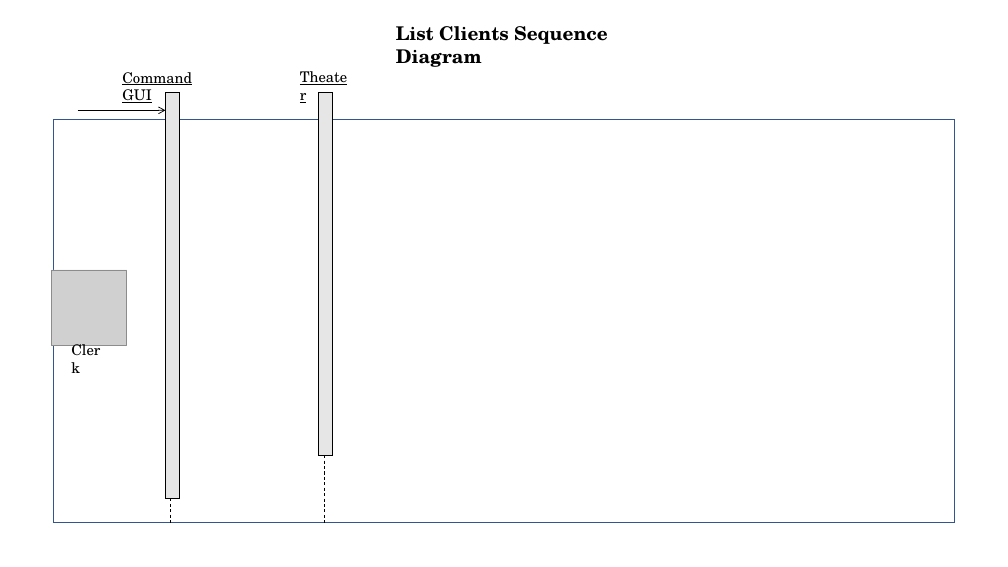
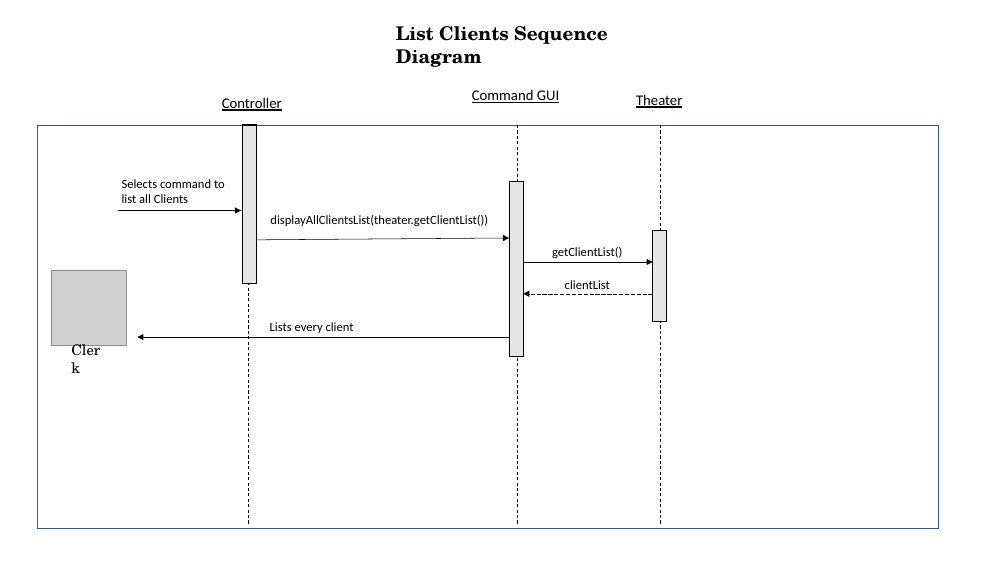
Before and after one commit to CCOJ/TheaterProject, a slide deck: slide 4 of Sequence charts/Sequence Charts.pptx. Drawn at 1008x567 pixels with LibreOffice and Linux fonts; fonts in the diff are those of the drawing; grey boxes stand for pictures. Boxes give left, top, right and bottom in pixels: in the first picture for what was removed or moved away, otherwise in the second. Text is boxed around its words. In the diff, an @@ line names an element or a change of style, - is before the commit and + after.

```diff
--- a/Sequence charts/Sequence Charts.pptx
+++ b/Sequence charts/Sequence Charts.pptx
@@ text "Command GUI": place and size @@
-text "Command GUI" at <box>122,72,192,103</box>
+text "Command GUI" at <box>472,89,559,103</box>
@@ text "Command GUI" at <box>472,89,559,103</box>: font TeX Gyre Schola to Calibri @@
@@ text "Theater" at <box>636,94,682,108</box>: font TeX Gyre Schola to Calibri @@
@@ text "Theater": place and size @@
-text "Theater" at <box>293,64,358,90</box>
+text "Theater" at <box>636,94,682,108</box>
@@ arrow removed from (78, 110) to (166, 110) @@
@@ text added at <box>222,97,282,111</box>, 14 pt, text #000000, underline @@
+Controller
@@ rectangle: place and size @@
-rectangle at <box>54,119,955,523</box>
+rectangle at <box>37,125,938,528</box>
@@ rectangle added at <box>243,125,256,284</box>, fill #E7E6E6, outline #000000 1 pt @@
@@ line added from (248, 125) to (248, 524), #000000 0.75 pt dashed @@
@@ line added from (518, 125) to (518, 524), #000000 0.75 pt dashed @@
@@ line added from (660, 125) to (660, 524), #000000 0.75 pt dashed @@
@@ text added at <box>122,179,225,203</box>, 12 pt, text #000000 @@
+Selects command to list all Clients
@@ rectangle: place and size @@
-rectangle at <box>166,92,179,498</box>
+rectangle at <box>510,181,523,356</box>
@@ arrow added from (118, 210) to (241, 210), #000000 0.5 pt @@
@@ arrow added from (256, 240) to (510, 238), #000000 0.5 pt @@
@@ text added at <box>270,215,488,226</box>, 12 pt, text #000000 @@
+displayAllClientsList(theater.getClientList())
@@ rectangle: place and size @@
-rectangle at <box>318,92,332,455</box>
+rectangle at <box>653,231,666,321</box>
@@ arrow added from (523, 262) to (653, 262), #000000 0.5 pt @@
@@ text added at <box>552,247,622,258</box>, 12 pt, text #000000 @@
+getClientList()
@@ arrow added from (653, 294) to (523, 294), #000000 0.5 pt dashed @@
@@ text added at <box>565,280,610,289</box>, 12 pt, text #000000 @@
+clientList
@@ text added at <box>270,322,354,333</box>, 12 pt, text #000000 @@
+Lists every client
@@ arrow added from (510, 337) to (138, 337), #000000 0.5 pt @@
@@ line removed from (324, 455) to (324, 523) @@
@@ line removed from (171, 498) to (171, 523) @@
```
Also in this commit, not shown: 3 other slides changed, 1 other file.
